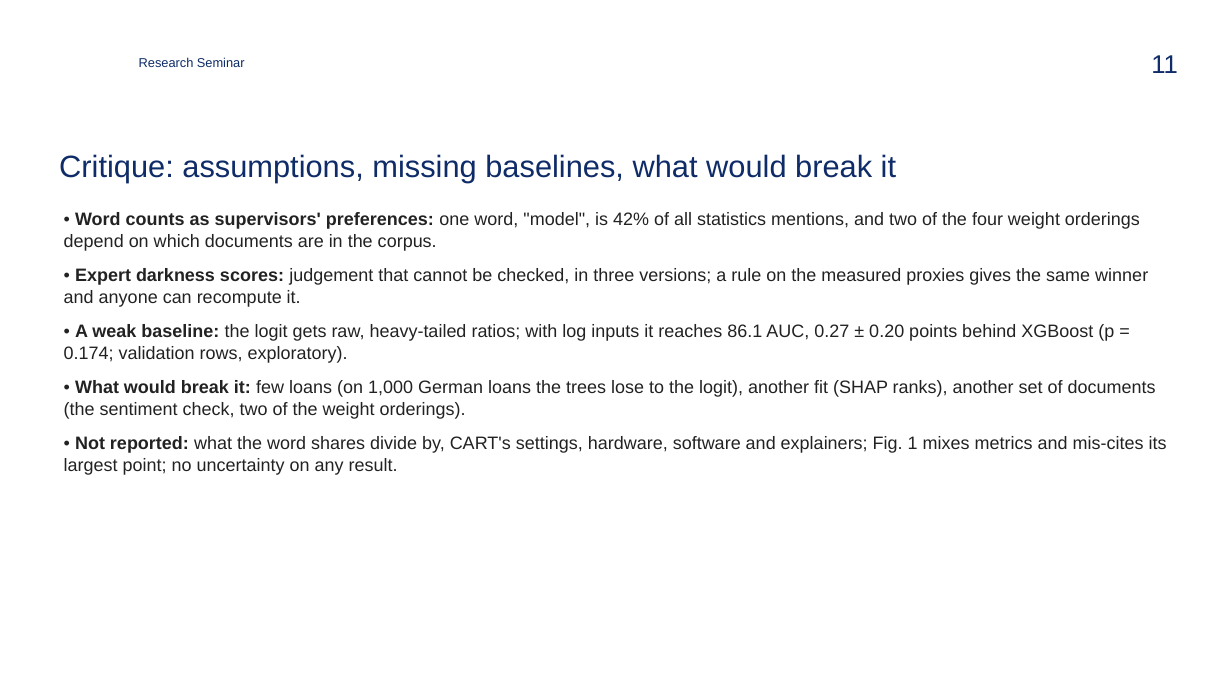
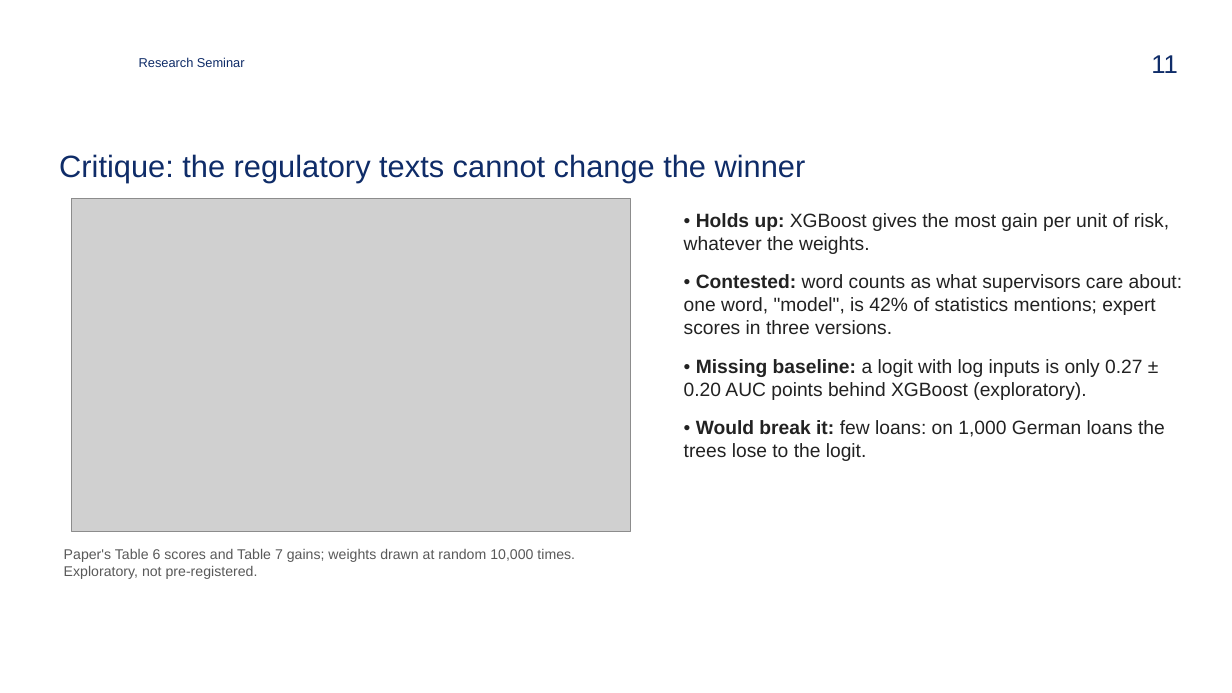
Before and after one commit to zavaz5/ml-model-risk, a slide deck: slide 11 of docs/presentation.pptx. Drawn at 1232x693 pixels with LibreOffice and Linux fonts; fonts in the diff are those of the drawing; grey boxes stand for pictures; background and template pictures are left out. Boxes give left, top, right and bottom in pixels: in the first picture for what was removed or moved away, otherwise in the second. Text is boxed around its words. In the diff, an @@ line names an element or a change of style, - is before the commit and + after.

```diff
--- a/docs/presentation.pptx
+++ b/docs/presentation.pptx
@@ title at (59,154,806,182): text changed @@
-Critique: assumptions, missing baselines, what would break it
+Critique: the regulatory texts cannot change the winner
@@ picture added at (72,199,630,531) @@
@@ text at (684,213,1182,461): text changed; size 14 to 15 pt @@
-• Word counts as supervisors' preferences: one word, "model", is 42% of all statistics mentions, and two of the four weight orderings depend on which documents are in the corpus.
-• Expert darkness scores: judgement that cannot be checked, in three versions; a rule on the measured proxies gives the same winner and anyone can recompute it.
-• A weak baseline: the logit gets raw, heavy-tailed ratios; with log inputs it reaches 86.1 AUC, 0.27 ± 0.20 points behind XGBoost (p = 0.174; validation rows, exploratory).
-• What would break it: few loans (on 1,000 German loans the trees lose to the logit), another fit (SHAP ranks), another set of documents (the sentiment check, two of the weight orderings).
-• Not reported: what the word shares divide by, CART's settings, hardware, software and explainers; Fig. 1 mixes metrics and mis-cites its largest point; no uncertainty on any result.
+• Holds up: XGBoost gives the most gain per unit of risk, whatever the weights.
+• Contested: word counts as what supervisors care about: one word, "model", is 42% of statistics mentions; expert scores in three versions.
+• Missing baseline: a logit with log inputs is only 0.27 ± 0.20 AUC points behind XGBoost (exploratory).
+• Would break it: few loans: on 1,000 German loans the trees lose to the logit.
@@ text added at (64,549,575,579), 11 pt, text #595959 @@
+Paper's Table 6 scores and Table 7 gains; weights drawn at random 10,000 times. Exploratory, not pre-registered.
```
Also in this commit, not shown: 13 other slides changed, 19 other files.
